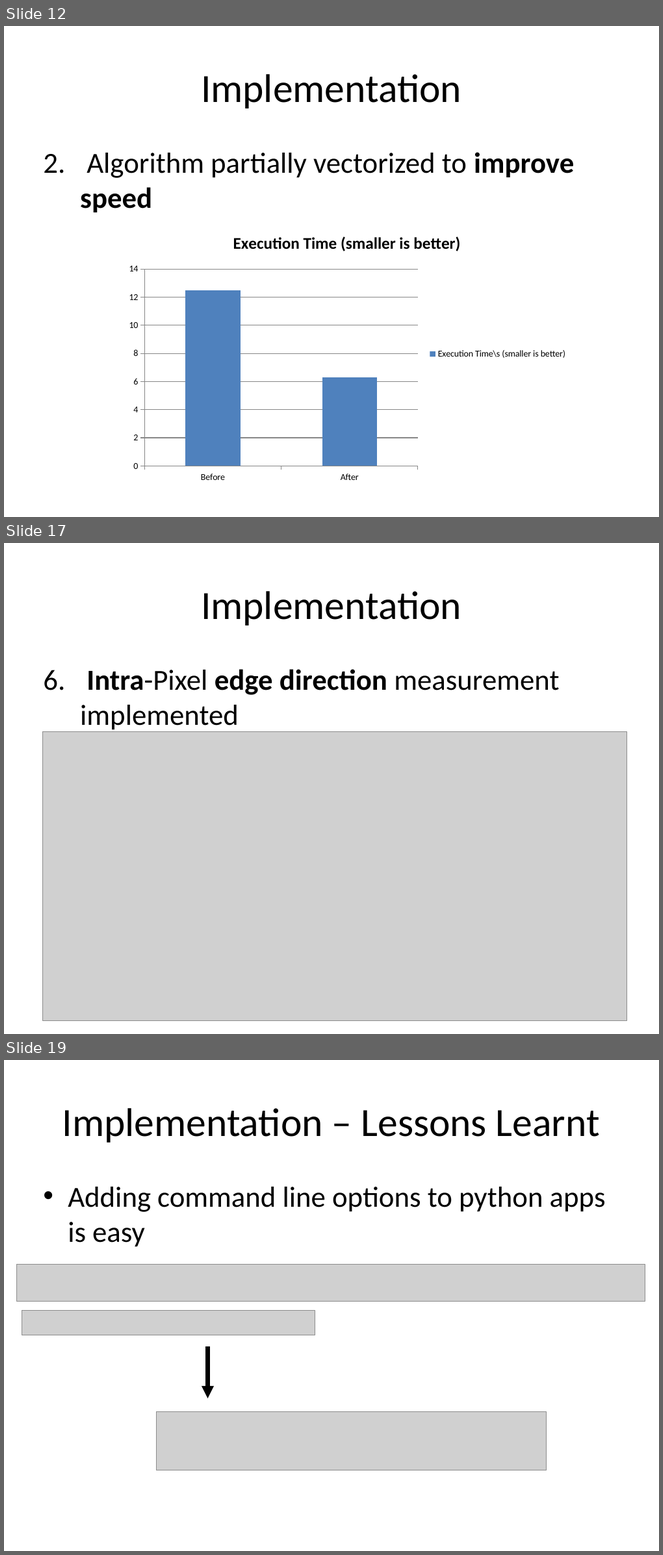
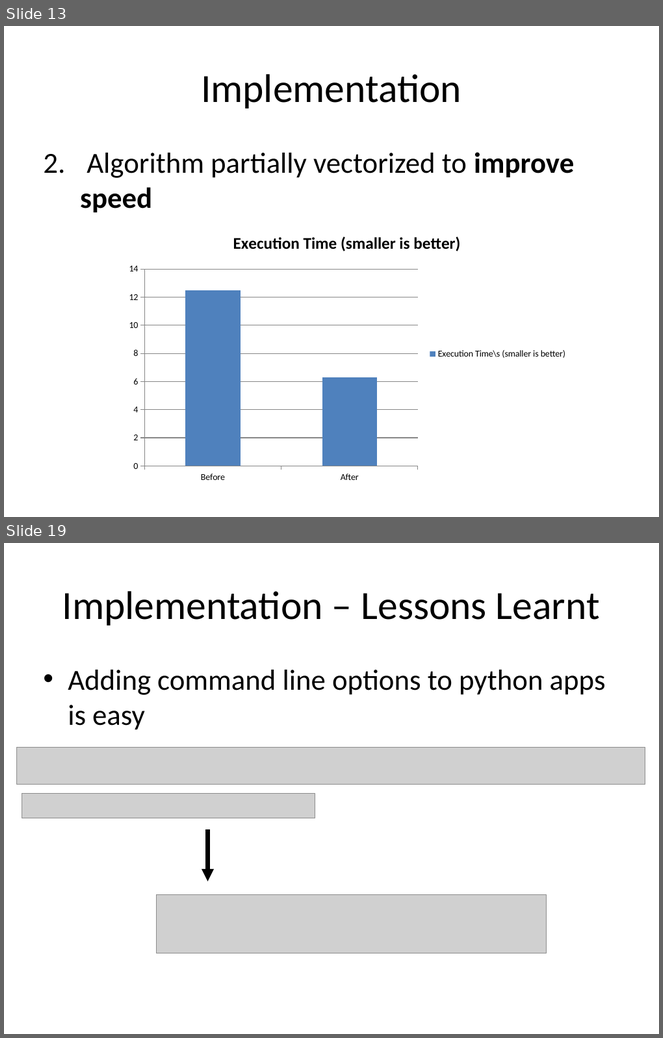
Before and after one commit to michaelwh/susanedge, a slide deck: michael-susanedge-presentation.pptx. Shown one above the other, each under a label of ours: slides 12, 17 and 19 before the commit, slides 13 and 19 after it; the slides between them are not shown. The pictures are 663x1555 and 663x1038 pixels, drawn with LibreOffice and Linux fonts; fonts in the diff are those of the drawing; grey boxes stand for pictures. Boxes give left, top, right and bottom in pixels: in the first picture for what was removed or moved away, otherwise in the second. Text is boxed around its words. In the diff, an @@ line names an element or a change of style, - is before the commit and + after.

```diff
--- a/michael-susanedge-presentation.pptx
+++ b/michael-susanedge-presentation.pptx
@@ slide 17 removed at (x1=4, y1=543, x2=659, y2=1034), background #FFFFFF @@
@@ title removed at (x1=201, y1=591, x2=462, y2=626) @@
-Implementation
@@ text removed at (x1=80, y1=669, x2=559, y2=732) @@
-6. Intra-Pixel edge direction measurement implemented
@@ picture removed at (x1=42, y1=731, x2=627, y2=1021) @@
@@ what was slide 12 is now slide 13 @@
```
Also in this commit, not shown: 4 slides changed, 5 slides added, 3 other slides removed.
